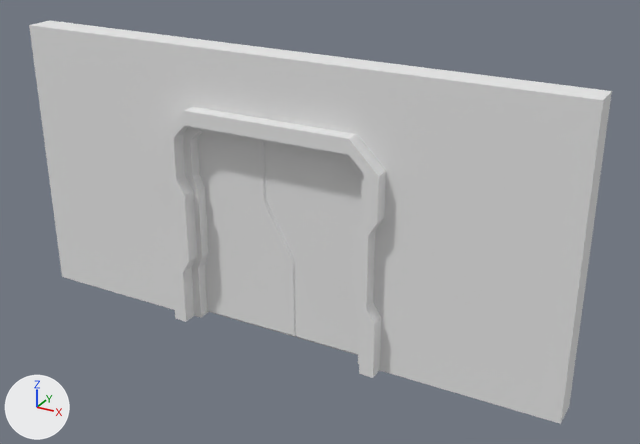
Before and after pictures for a commit that changed the Blender file Assets/Models/Door.blend.
One viewpoint serves both versions: a camera (50 mm lens) standing at (14.3, -23.3, 16.3) and looking at (1.3, 0.4, 4.4). The axes (+X, +Y, +Z) are drawn at lower left. The lights are the same throughout.

The older version as bpy lines, for what is in view:
```python
me_doorframemesh = bpy.data.meshes.new('DoorFrameMesh')
me_doorframemesh.from_pydata(...)  # 96 vertices, 91 faces; spans x -10.0..0.0, y -1.0..1.0, z 0.0..10.0
me_doorframemesh.materials.append(mat_material_001)  # white #e7e7e7
me_doorleftmesh = bpy.data.meshes.new('DoorLeftMesh')
me_doorleftmesh.from_pydata(...)  # 16 vertices, 14 faces; spans x -5.0..-0.4, y -0.1..0.1, z 0.0..7.7
me_doorleftmesh.materials.append(mat_material_001)  # white #e7e7e7
me_doorrightmesh = bpy.data.meshes.new('DoorRightMesh')
me_doorrightmesh.from_pydata(...)  # 16 vertices, 14 faces; spans x 0.4..5.0, y -0.1..0.1, z 0.0..7.7
me_doorrightmesh.materials.append(mat_material_001)  # white #e7e7e7
ob_doorframe = bpy.data.objects.new('DoorFrame', me_doorframemesh)
ob_doorframe.location = (0.0, 0.0, 0.0)
_m = ob_doorframe.modifiers.new('Mirror', 'MIRROR')
ob_doorleft = bpy.data.objects.new('DoorLeft', me_doorleftmesh)
ob_doorleft.location = (1.0, 0.0, 0.0)
_m = ob_doorleft.modifiers.new('Bevel', 'BEVEL')
_m.limit_method = 'NONE'
_m.spread = 0.0
ob_doorright = bpy.data.objects.new('DoorRight', me_doorrightmesh)
ob_doorright.location = (-1.0, 0.0, 0.0)
_m = ob_doorright.modifiers.new('Bevel', 'BEVEL')
_m.limit_method = 'NONE'
_m.spread = 0.0
```
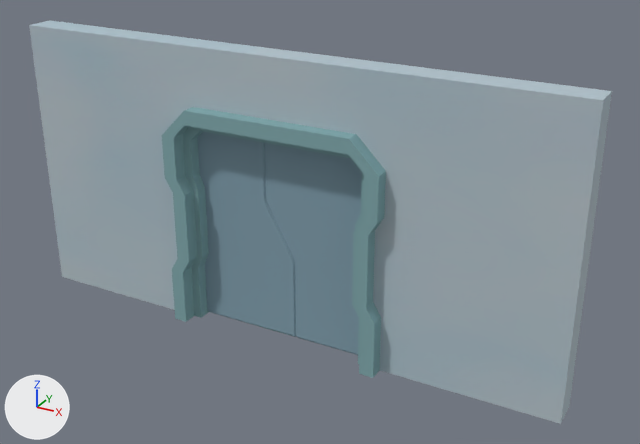
Boxes (x1, y1, x2, y2) around the edits, measured in the pictures (640 x 444 px):
'DoorRight', recoloured (grey to blue)
    both: (264, 143, 362, 355)
'DoorLeft', recoloured (grey to blue)
    both: (197, 132, 296, 337)
part 1 of me_doorframemesh, added
    after: (262, 50, 612, 424)
part 2 of me_doorframemesh, recoloured
    before: (29, 20, 612, 424)
    after: (29, 20, 285, 322)

Edits to the bpy script that builds the scene:
```text
Add img_doorprime:
    img_doorprime = load_image('DoorPrime', '../Materials/Textures/DoorPrimeColor.png', 1024, 1024, 'sRGB')
Add img_doorcolor_png:
    img_doorcolor_png = load_image('DoorColor.png', '../Materials/Textures/DoorColor.png', 1024, 1024, 'sRGB')
Add mat_doorleftmaterial:
    mat_doorleftmaterial = diffuse_material('DoorLeftMaterial')
    mat_doorleftmaterial.texture = img_doorprime
Add mat_doormaterial:
    mat_doormaterial = diffuse_material('DoorMaterial')
    mat_doormaterial.texture = img_doorcolor_png
Change me_doorframemesh:
    used by ob_doorframe; location = (0.0, 0.0, 0.0)
    remove me_doorframemesh.from_pydata(...)  # 96 vertices, 91 faces; spans x -10.0..0.0, y -1.0..1.0, z 0.0..10.0
    add me_doorframemesh.from_pydata(...)  # 180 vertices, 180 faces; spans x -10.0..10.0, y -1.0..1.0, z 0.0..10.0
    me_doorframemesh part 1: 84 vertices added at x 2.8..10.0, y -1.0..1.0, z 0.0..10.0
    me_doorframemesh part 2: 91 faces spanning x -10.0..0.0, y -1.0..1.0, z 0.0..10.0 switch from mat_material_001 (white #e7e7e7) to mat_doormaterial (picture img_doorcolor_png)
Change me_doorleftmesh:
    where me_doorleftmesh.from_pydata(...)  # 16 vertices, 14 faces; spans x -5.0..-0.4, y -0.1..0.1, z 0.0..7.7
    remove me_doorleftmesh.materials.append(mat_material_001)  # white #e7e7e7
    add me_doorleftmesh.materials.append(mat_doorleftmaterial)  # picture img_doorprime
Change me_doorrightmesh:
    where me_doorrightmesh.from_pydata(...)  # 16 vertices, 14 faces; spans x 0.4..5.0, y -0.1..0.1, z 0.0..7.7
    remove me_doorrightmesh.materials.append(mat_material_001)  # white #e7e7e7
    add me_doorrightmesh.materials.append(mat_doorleftmaterial)  # picture img_doorprime
Change ob_doorframe:
    remove _m = ob_doorframe.modifiers.new('Mirror', 'MIRROR')
```
